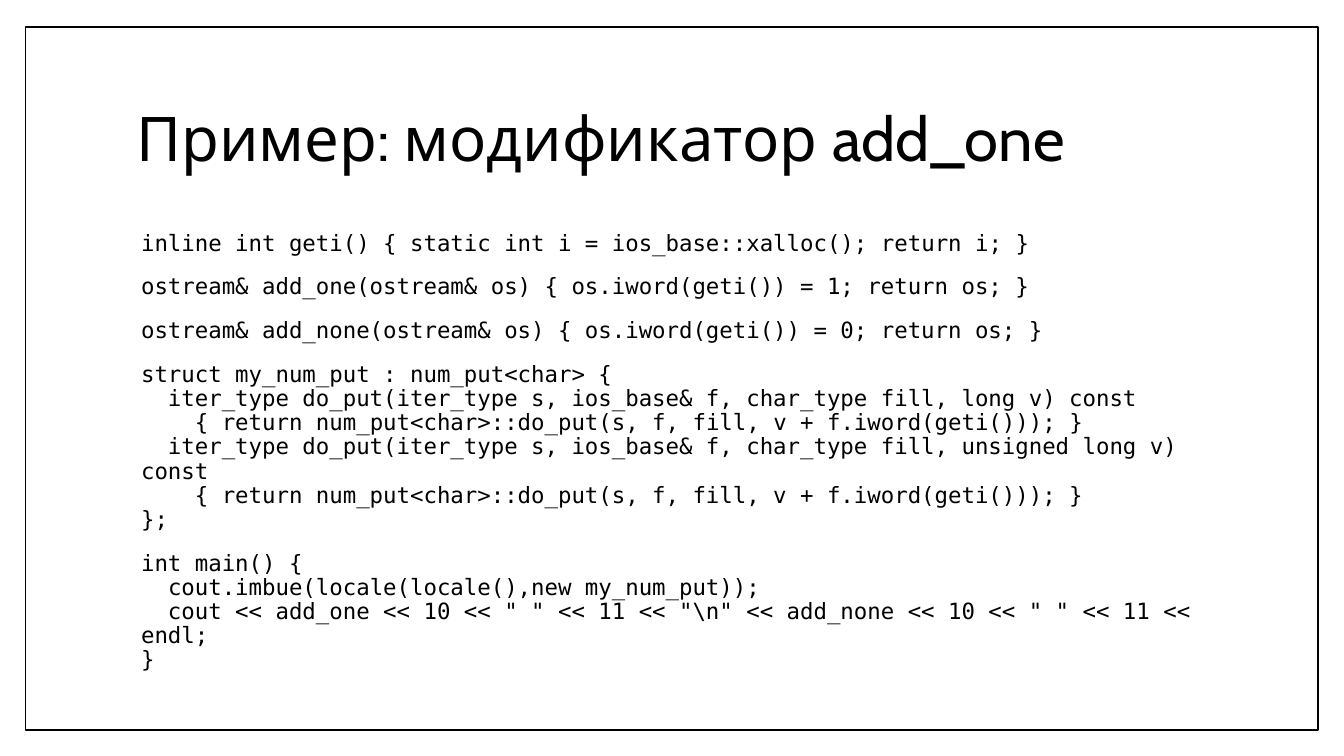
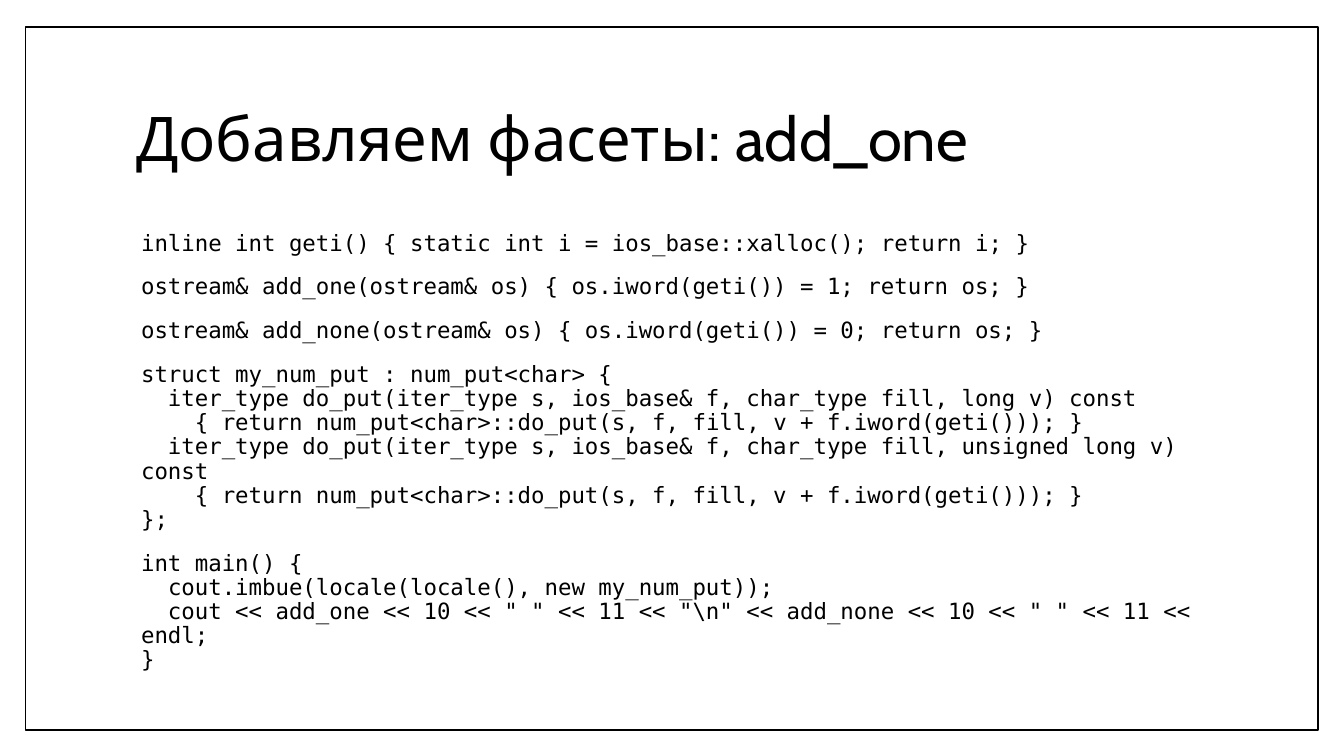
Before and after one commit to MIPT-ILab/cpp-lects-rus, a slide deck: slide 72 of slides/lec2-5-iostreams-locales.pptx (slide 61 before the commit). Drawn at 1344x756 pixels with LibreOffice and Linux fonts; fonts in the diff are those of the drawing. Boxes give left, top, right and bottom in pixels: in the first picture for what was removed or moved away, otherwise in the second. Text is boxed around its words. In the diff, an @@ line names an element or a change of style, - is before the commit and + after.

```diff
--- a/slides/lec2-5-iostreams-locales.pptx
+++ b/slides/lec2-5-iostreams-locales.pptx
@@ title at (136,114,968,176): text changed @@
-Пример: модификатор add_one
+Добавляем фасеты: add_one
@@ text at (141,554,1150,646): spaces changed @@
-int main() {
-cout.imbue(locale(locale(),new my_num_put));
-cout << add_one << 10 << " " << 11 << "\n" << add_none << 10 << " " << 11 << endl;
-}
+int main() {
+cout.imbue(locale(locale(), new my_num_put));
+cout << add_one << 10 << " " << 11 << "\n" << add_none << 10 << " " << 11 << endl;
+}
```
Also in this commit, not shown: 12 other slides changed, 16 slides added, 6 slides removed, 5 other files.
